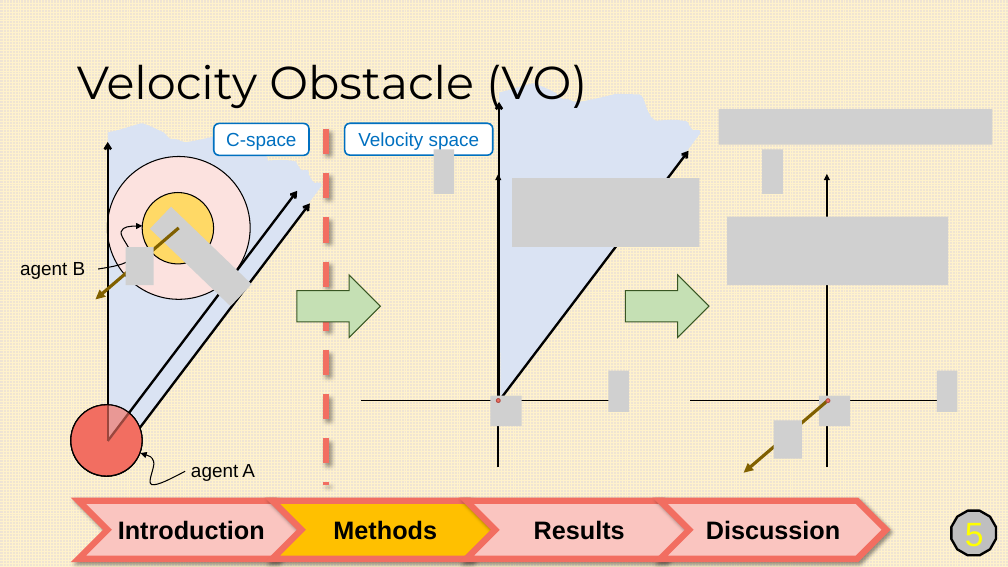
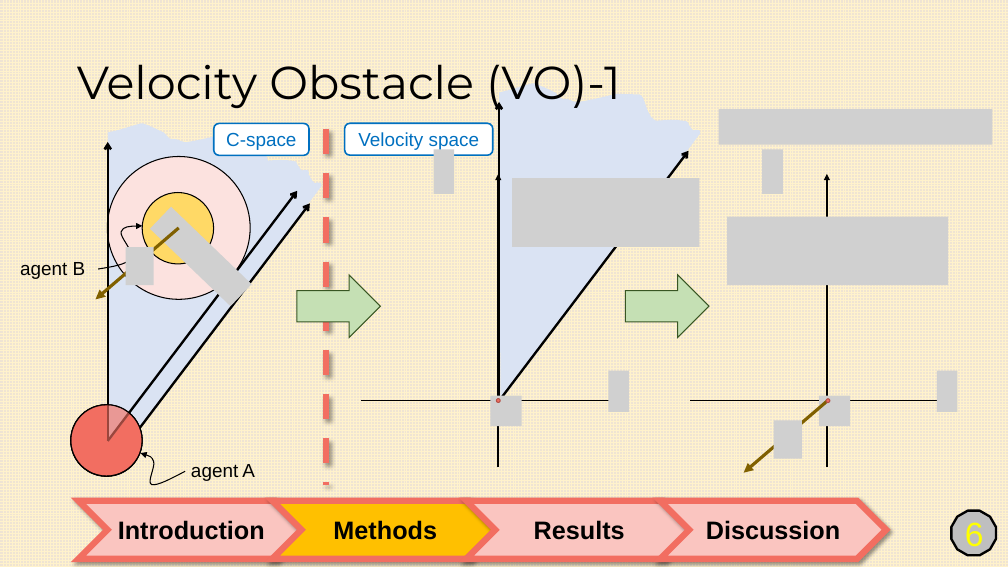
Before and after one commit to Yi-An-Wang/institute_information, a slide deck: slide 6 of path_planing/論文/group_meeting_PPT.pptx (slide 5 before the commit). Drawn at 1008x567 pixels with LibreOffice and Linux fonts; fonts in the diff are those of the drawing; grey boxes stand for pictures. Boxes give left, top, right and bottom in pixels: in the first picture for what was removed or moved away, otherwise in the second. Text is boxed around its words. In the diff, an @@ line names an element or a change of style, - is before the commit and + after.

Commit message:
2025/03/03-2

```diff
--- a/path_planing/論文/group_meeting_PPT.pptx
+++ b/path_planing/論文/group_meeting_PPT.pptx
@@ title at [77,64,621,111]: text changed @@
-Velocity Obstacle (VO)
+Velocity Obstacle (VO)-1
@@ page number at [965,522,984,553]: text changed @@
-5
+6
```
Also in this commit, not shown: 2 slides added.
